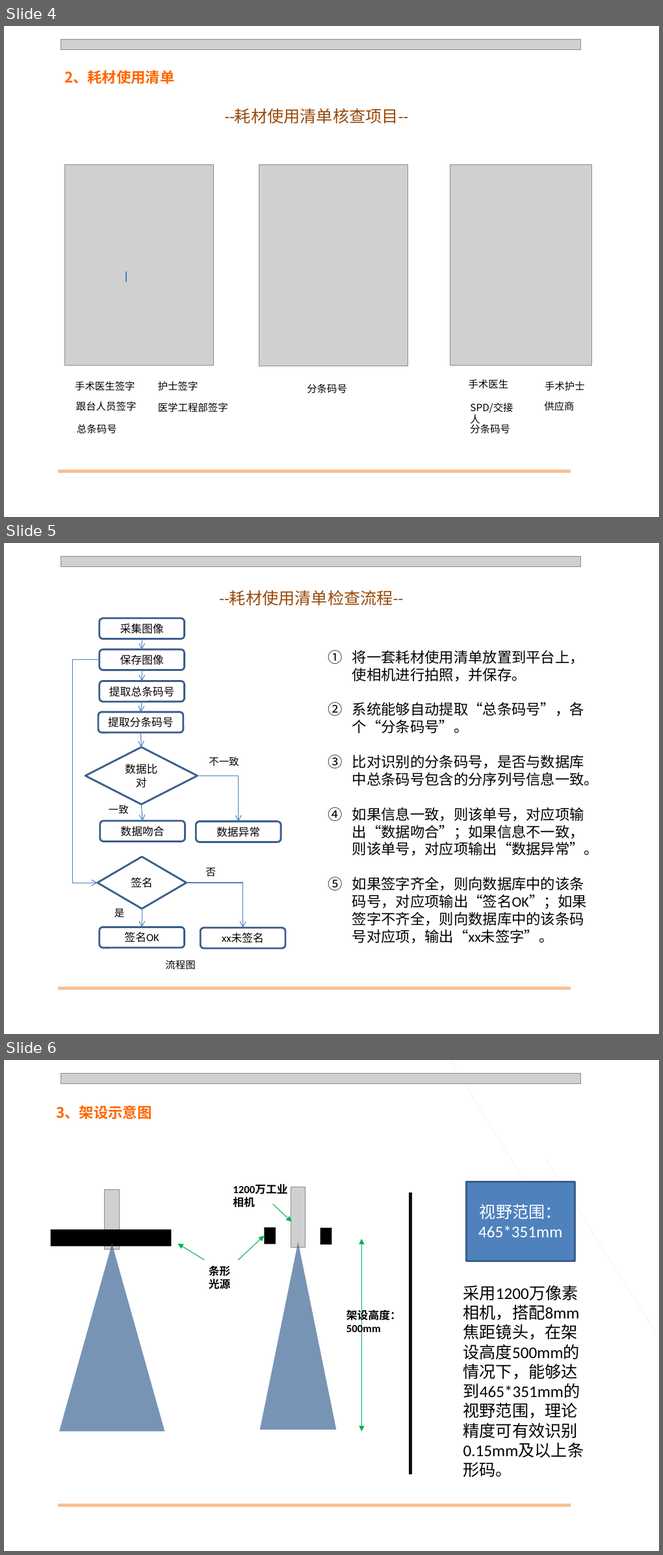
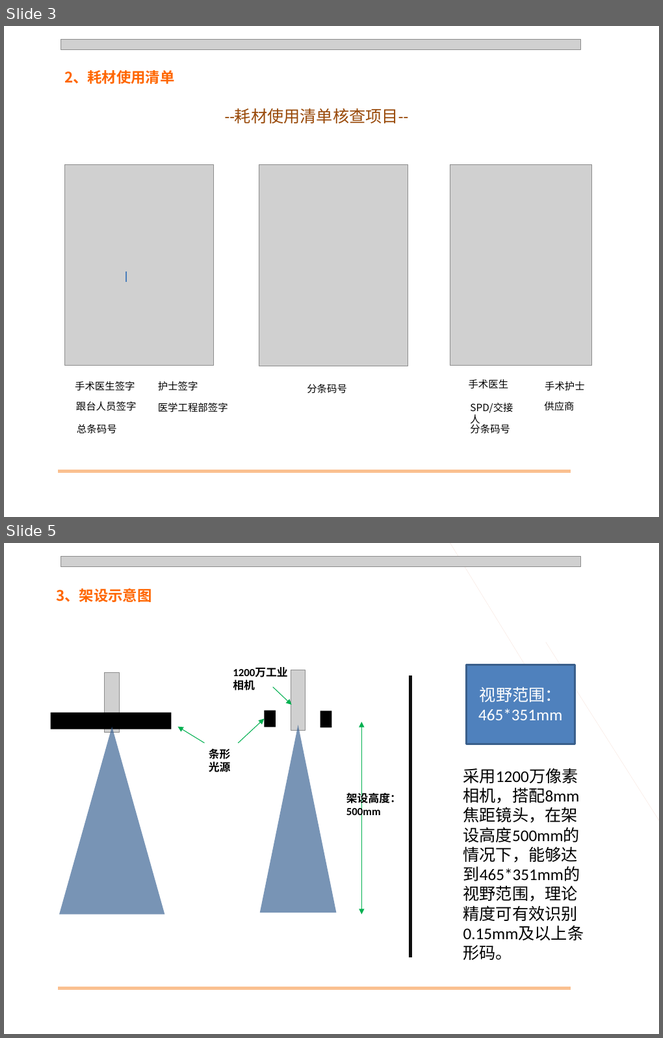
Before and after one commit to qq840937370/Automation_CodeReading, a slide deck: Docs/信息自动化解决方案.pptx. Shown one above the other, each under a label of ours: slides 4, 5 and 6 before the commit, slides 3 and 5 after it; the slides between them are not shown. The pictures are 663x1555 and 663x1038 pixels, drawn with LibreOffice and Linux fonts; fonts in the diff are those of the drawing; grey boxes stand for pictures. Boxes give left, top, right and bottom in pixels: in the first picture for what was removed or moved away, otherwise in the second. Text is boxed around its words. In the diff, an @@ line names an element or a change of style, - is before the commit and + after.

```diff
--- a/Docs/信息自动化解决方案.pptx
+++ b/Docs/信息自动化解决方案.pptx
@@ slide 5 removed at box(4, 543, 659, 1034), background #FFFFFF @@
@@ picture removed at box(61, 557, 581, 567) @@
@@ text removed at box(219, 590, 403, 605) @@
---耗材使用清单检查流程--
@@ rounded rectangle removed at box(100, 618, 185, 639) @@
-采集图像
@@ arrow removed from (142, 639) to (142, 650) @@
@@ elbow arrow removed from (100, 659) to (98, 883) @@
@@ rounded rectangle removed at box(100, 650, 185, 670) @@
-保存图像
@@ text removed at box(352, 650, 599, 944) @@
-1. 将一套耗材使用清单放置到平台上，使相机进行拍照，并保存。
-2. 系统能够自动提取“总条码号”，各个“分条码号”。
-3. 比对识别的分条码号，是否与数据库中总条码号包含的分序列号信息一致。
-4. 如果信息一致，则该单号，对应项输出“数据吻合”；如果信息不一致，则该单号，对应项输出“数据异常”。
-5. 如果签字齐全，则向数据库中的该条码号，对应项输出“签名OK”；如果签字不齐全，则向数据库中的该条码号对应项，输出“xx未签字”。
@@ arrow removed from (142, 670) to (142, 681) @@
@@ rounded rectangle removed at box(100, 681, 185, 702) @@
-提取总条码号
@@ rounded rectangle removed at box(98, 712, 183, 732) @@
-提取分条码号
@@ arrow removed from (142, 702) to (141, 712) @@
@@ arrow removed from (141, 733) to (142, 747) @@
@@ diamond removed at box(85, 747, 197, 804) @@
-数据比对
@@ text removed at box(209, 757, 239, 766) @@
-不一致
@@ elbow arrow removed from (197, 776) to (239, 821) @@
@@ text removed at box(109, 805, 129, 814) @@
-一致
@@ arrow removed from (142, 804) to (142, 821) @@
@@ rounded rectangle removed at box(100, 821, 185, 841) @@
-数据吻合
@@ rounded rectangle removed at box(196, 821, 281, 842) @@
-数据异常
@@ diamond removed at box(98, 857, 187, 908) @@
-签名
@@ text removed at box(206, 868, 216, 877) @@
-否
@@ elbow arrow removed from (186, 883) to (243, 928) @@
@@ text removed at box(114, 908, 124, 917) @@
-是
@@ arrow removed from (142, 909) to (142, 928) @@
@@ rounded rectangle removed at box(100, 928, 185, 948) @@
-签名OK
@@ rounded rectangle removed at box(200, 928, 285, 949) @@
-xx未签名
@@ text removed at box(165, 960, 195, 970) @@
-流程图
@@ line removed from (59, 988) to (571, 988) @@
@@ what was slide 4 is now slide 3 @@
@@ what was slide 6 is now slide 5 @@
```
Also in this commit, not shown: 3 slides changed, 10 other files.
